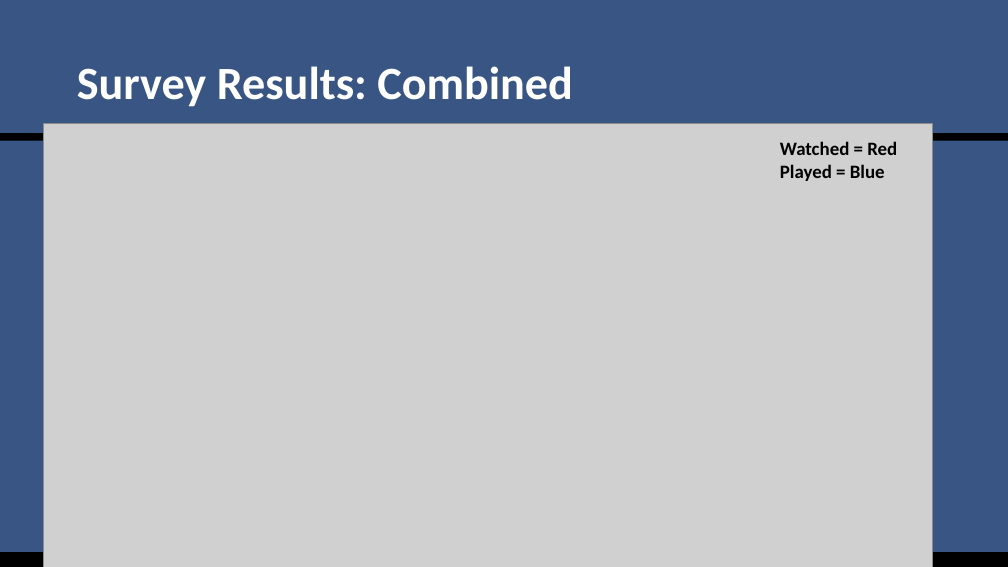
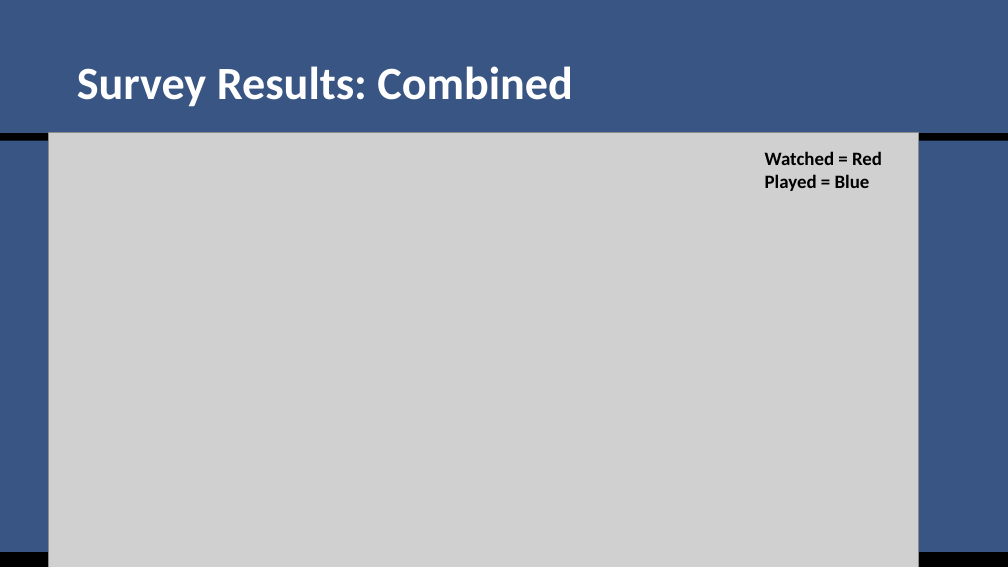
Before and after one commit to SuperMarioGiacomazzo/STOR538_WEBSITE, a slide deck: slide 8 of Slides/Sports Analytics 1/Sports_Analytics_1_Lecture.pptx. Drawn at 1008x567 pixels with LibreOffice and Linux fonts; fonts in the diff are those of the drawing; grey boxes stand for pictures. Boxes give left, top, right and bottom in pixels: in the first picture for what was removed or moved away, otherwise in the second. Text is boxed around its words. In the diff, an @@ line names an element or a change of style, - is before the commit and + after.

```diff
--- a/Slides/Sports Analytics 1/Sports_Analytics_1_Lecture.pptx
+++ b/Slides/Sports Analytics 1/Sports_Analytics_1_Lecture.pptx
@@ picture resized from (x1=44, y1=123, x2=932, y2=567) to (x1=49, y1=132, x2=919, y2=567) @@
@@ text "Watched = Red" moved from (x1=780, y1=141, x2=897, y2=181) to (x1=765, y1=151, x2=882, y2=191) @@
```
Also in this commit, not shown: 6 other slides changed, 8 other files.
